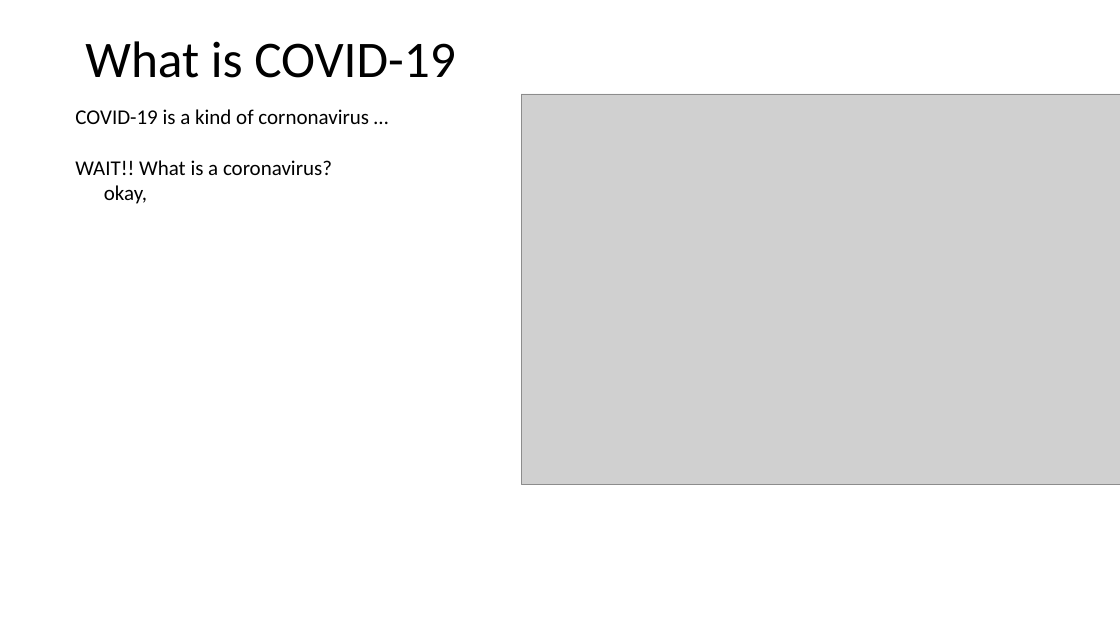
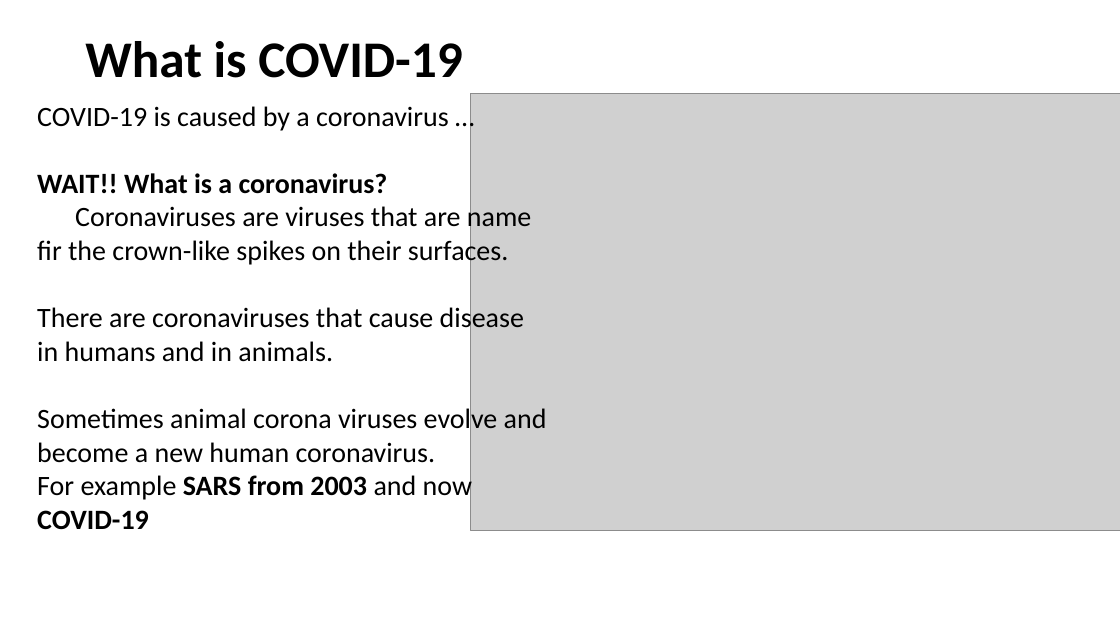
Before and after one commit to engmarkrezk/DFT_FinalProject, a slide deck: slide 3 of DFT finalppt.pptx. Drawn at 1120x630 pixels with LibreOffice and Linux fonts; fonts in the diff are those of the drawing; grey boxes stand for pictures. Boxes give left, top, right and bottom in pixels: in the first picture for what was removed or moved away, otherwise in the second. Text is boxed around its words. In the diff, an @@ line names an element or a change of style, - is before the commit and + after.

Commit message:
More covid-19 information to ppt

```diff
--- a/DFT finalppt.pptx
+++ b/DFT finalppt.pptx
@@ title "What is COVID-19" at [85, 41, 463, 78]: bold on @@
@@ text "COVID-19 is caused by a ...": place and size @@
-text "COVID-19 is caused by a ..." at [75, 109, 369, 204]
+text "COVID-19 is caused by a ..." at [37, 106, 547, 530]
@@ text at [37, 106, 449, 131]: text changed; size 18 to 24 pt @@
-COVID-19 is a kind of cornonavirus …
+COVID-19 is caused by a coronavirus …
@@ picture: place and size @@
-picture at [521, 94, 1120, 485]
+picture at [471, 94, 1120, 531]
@@ text at [37, 173, 388, 194]: size 18 to 24 pt, bold on in "WAIT!! What is a coronavirus?" @@
@@ text at [37, 203, 547, 530]: text changed; size 18 to 24 pt @@
-okay,
+Coronaviruses are viruses that are name fir the crown-like spikes on their surfaces.
+There are coronaviruses that cause disease in humans and in animals.
+Sometimes animal corona viruses evolve and become a new human coronavirus.
+For example SARS from 2003 and now COVID-19
```
Also in this commit, not shown: 1 other slide changed, 3 slides added.
